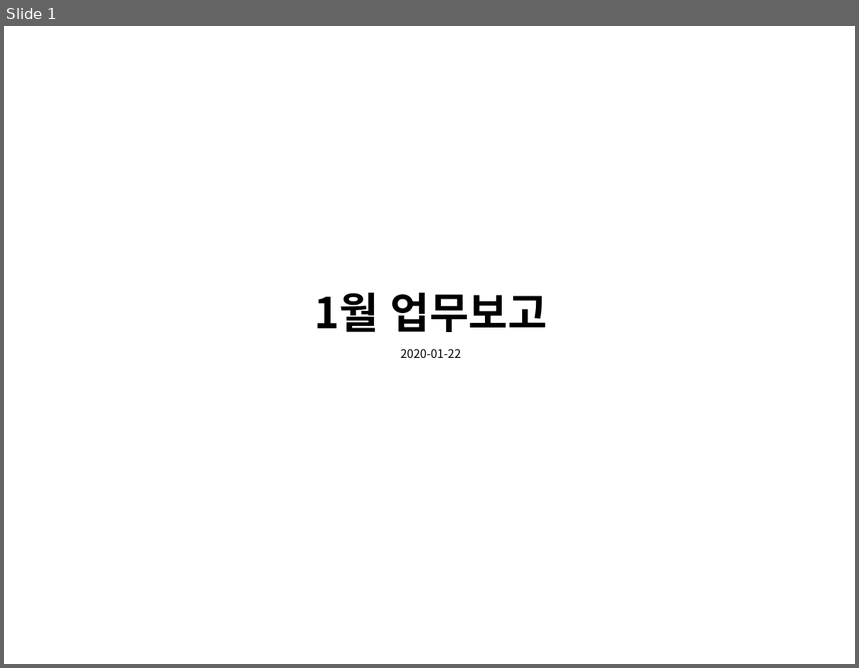
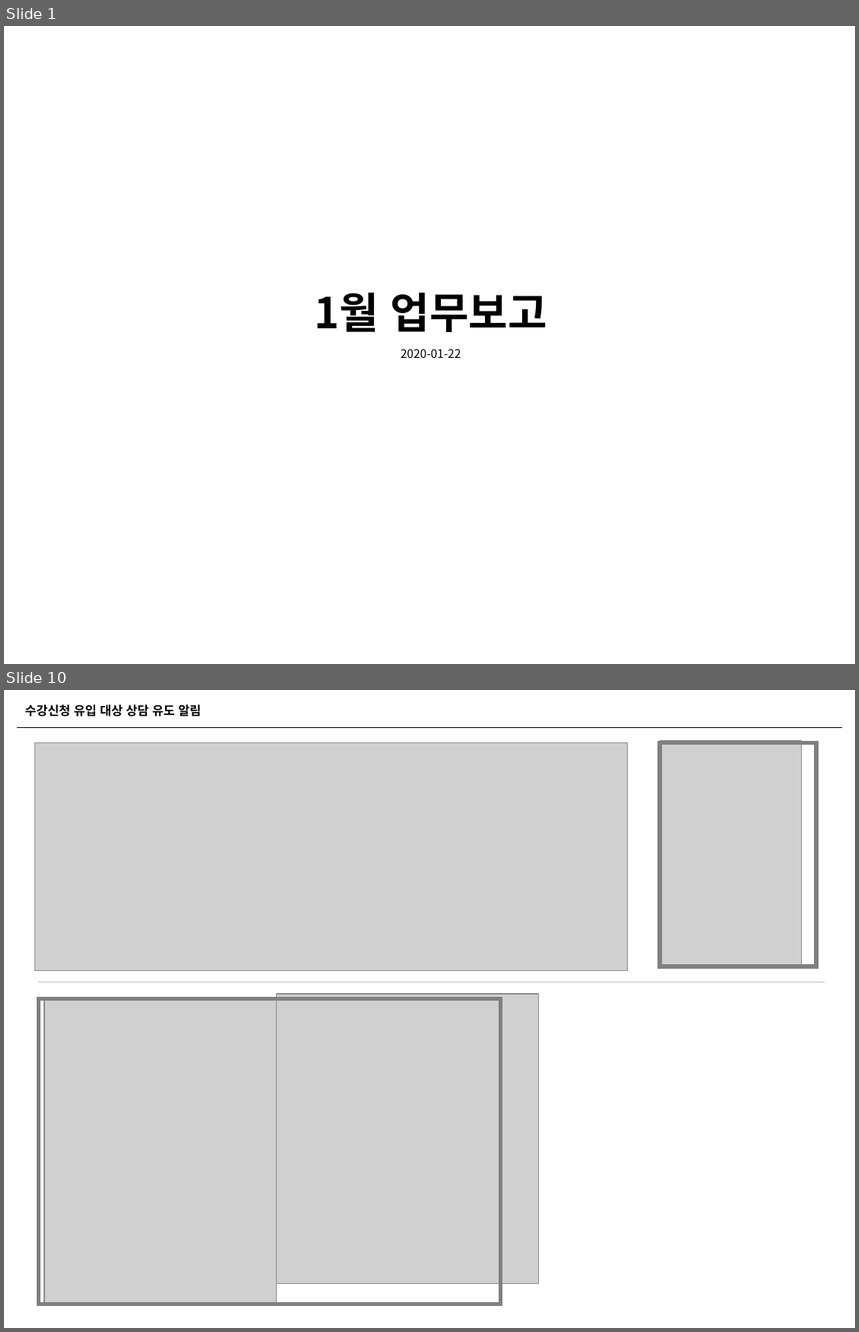
Before and after one commit to naxvinci/marketing, a slide deck: 업무보고0122.pptx. Shown one above the other, each under a label of ours: slide 1 before the commit, slides 1 and 10 after it; the slides between them are not shown. The pictures are 859x668 and 859x1332 pixels, drawn with LibreOffice and Linux fonts; fonts in the diff are those of the drawing; grey boxes stand for pictures. Boxes give left, top, right and bottom in pixels: in the first picture for what was removed or moved away, otherwise in the second. Text is boxed around its words. In the diff, an @@ line names an element or a change of style, - is before the commit and + after.

```diff
--- a/업무보고0122.pptx
+++ b/업무보고0122.pptx
@@ slide 10 added at box(4, 690, 855, 1328), background #FFFFFF @@
@@ text added at box(25, 704, 201, 717), 10.5 pt, text #000000, bold @@
+수강신청 유입 대상 상담 유도 알림
@@ line added from (17, 727) to (842, 727), #000000 0.5 pt @@
@@ picture added at box(35, 742, 628, 971) @@
@@ picture added at box(661, 741, 801, 967) @@
@@ rectangle added at box(661, 742, 817, 967), outline #808080 3.5 pt @@
@@ line added from (38, 982) to (826, 982), #BFBFBF 0.5 pt @@
@@ rectangle added at box(38, 999, 500, 1305), outline #808080 3.5 pt @@
@@ picture added at box(44, 1000, 276, 1305) @@
@@ picture added at box(276, 994, 538, 1284) @@
```
Also in this commit, not shown: 10 slides changed, 2 other slides added, 1 slide removed, 1 other file.
